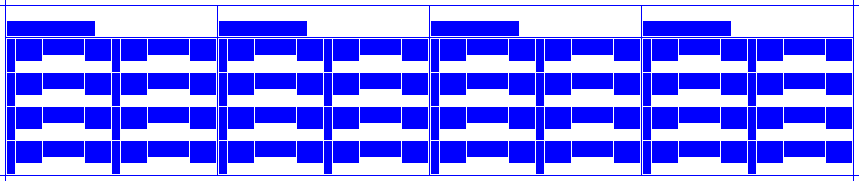
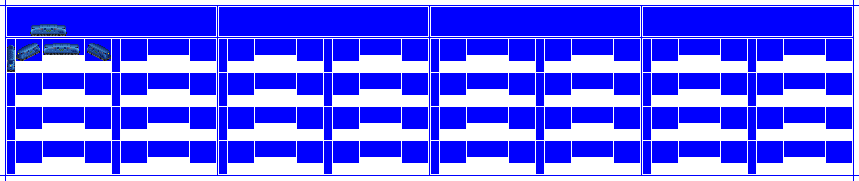
Revision of a layered 859×181 image; what changed, layer by layer:
showed "Lights" over [10, 53, 109, 66]
added layer "Liv6" above "Liv1" over [7, 24, 111, 72]
painted on "Background" over [7, 7, 852, 36]